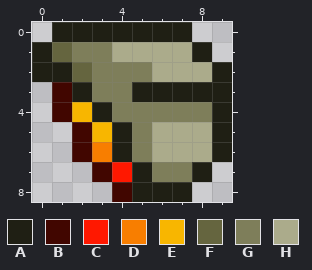
Two versions of one pixel-art sprite, TerrariaPlus/Items/Armors/Molten/MoltenHeadgear.png. The first picture shows the starting point.
The file is 20x18 pixels, drawn in blocks of 2x2; one block is one cell here. Colours within 5 levels of each other are drawn and written as one.
Palette (. is transparent): A #1f1f14  B #410600  C #ff1800  D #f87e00  E #f8b600  F #65653f  G #7e7e5a  H #abab8b
Pixels before, first column x 0:
0 .AAAAAAA..
1 AFGGHHHHA.
2 AAFGGGHHHA
3 .BAGGAAAAA
4 .BEAGGGGGA
5 ..BEAGHHHA
6 ..BDAGHHHA
7 ...BCAGGA.
8 ....BAAA..
Now the later version:
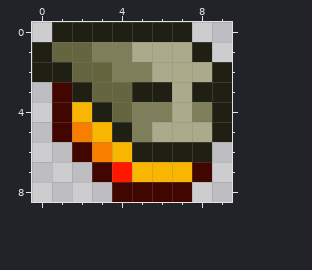
Change:
y 1: x 2 G -> F; x 4 H -> G
y 2: x 3 G -> F
y 3: x 3..4 GG -> FF; x 7 A -> H
y 4: x 4 G -> F; x 7 G -> H
y 5: x 1..2 .B -> BD
y 6: x 4..9 AGHHHA -> EAAAA.
y 7: x 5..8 AGGA -> EEEB
y 8: x 5..7 AAA -> BBB
Where, in picture pixels (left, top, right, bottom), the same in both pictures:
changed: (52, 42, 232, 202)
